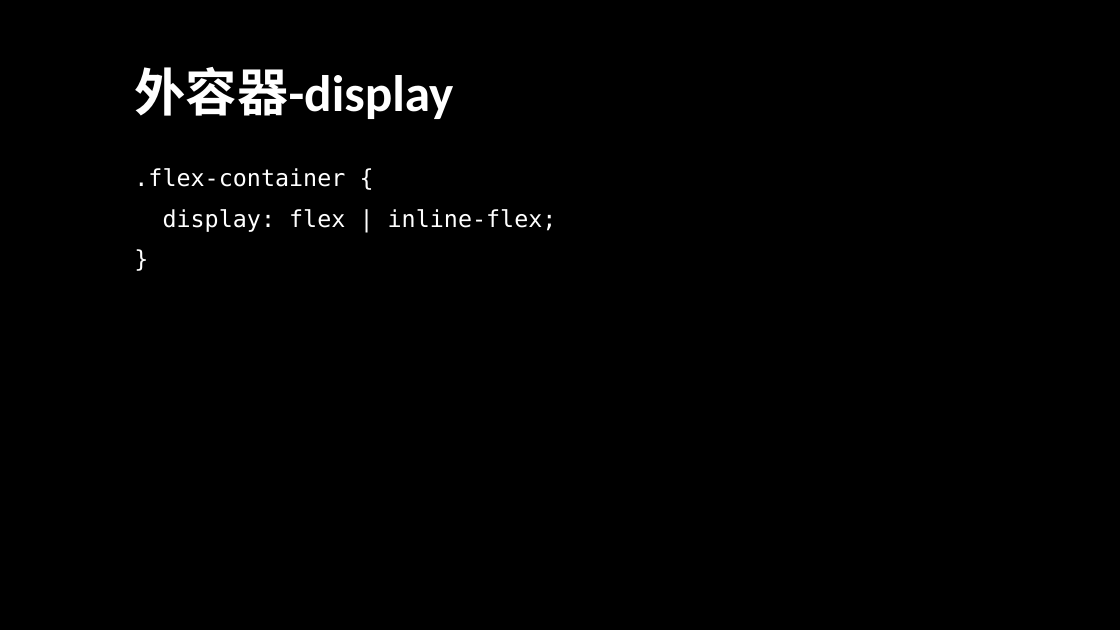
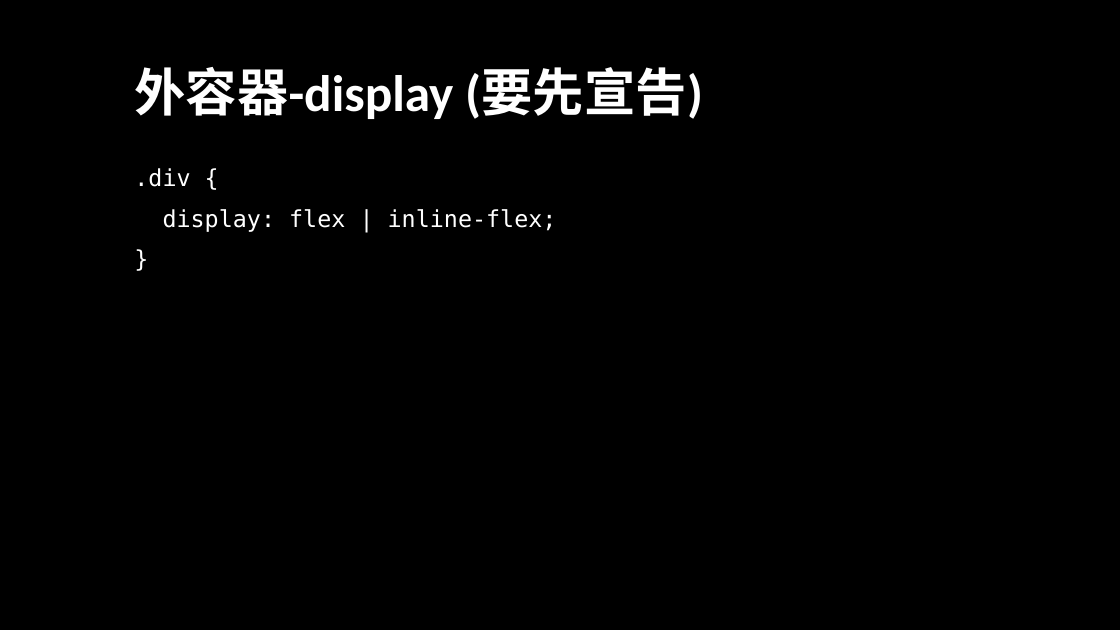
Before and after one commit to Alicexdcw/FrontEndTutorial, a slide deck: slide 15 of sidle-project-porfit.pptx (slide 7 before the commit). Drawn at 1120x630 pixels with LibreOffice and Linux fonts; fonts in the diff are those of the drawing. Boxes give left, top, right and bottom in pixels: in the first picture for what was removed or moved away, otherwise in the second. Text is boxed around its words. In the diff, an @@ line names an element or a change of style, - is before the commit and + after.

```diff
--- a/sidle-project-porfit.pptx
+++ b/sidle-project-porfit.pptx
@@ title at (x1=134, y1=67, x2=703, y2=119): text changed @@
-外容器-display
+外容器-display (要先宣告)
@@ text at (x1=134, y1=168, x2=190, y2=187): text changed @@
-.flex-container {
+.div {
```
Also in this commit, not shown: 5 other slides changed, 14 slides added.
